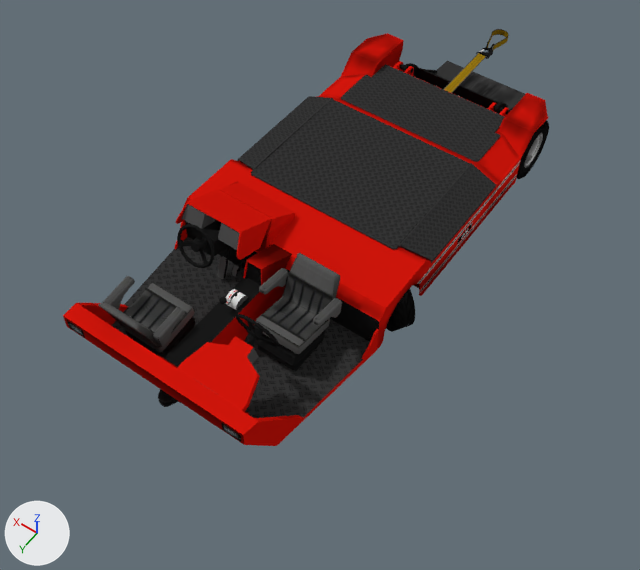
A saved change to the Blender file objects/src/Lektro AP88/AP88.blend.
The view is the same before and after, from a 50 mm camera at (-2.97, 4.69, 6.2) aimed at (-0.15, 0.75, 0.0). Arrows for +X, +Y and +Z are at lower left; the lights stay in place.

Objects in the first picture: 'Cab', 'Center console', 'Cube', 'Front battery cover sides', 'Front steering column & dash', 'Left seat', 'Lift bowl', 'Main body', 'Rear battery cover', 'Rear fenders', 'Rear glareshield 1', 'Right seat'.
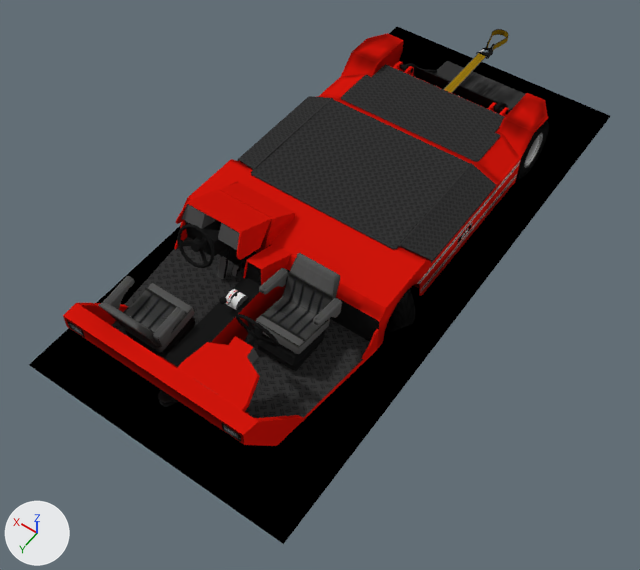
What differs and where, as boxes [x1, y1, x2, y2] in the pictures (640 x 570 px):
'Ambient occlusion deploy', added (black)
    after: [29, 27, 610, 544]
part 1 of me_cube_008, surface changed
    both: [211, 244, 292, 345]

The change in detail:
Material 'AO deploy' (mat_ao_deploy) is new.
Its texture is img_aap88_tex_png.
me_cube_008 has 28 vertices, 18 faces and spans x -0.12..0.12, y -0.75..0.78, z -0.19..0.4.
me_cube_008 is used by ob_center_console; location (0.0, 1.805, 0.452); rotation (0.0175, 0.0, 0.0), in degrees (1, 0, 0).
me_cube_008 part 1: texture (UV) coordinates of 8 of 18 faces, centred in x -0.1..0.1, y -0.52..-0.14, z 0.11..0.39, changed; they spanned u 0.45..0.48, v 0.18..0.31 and now span u 0.48..0.53, v 0.18..0.34.
Mesh me_plane_002 is new.
It has 4 vertices, 1 face and spans x -1.32..1.32, y -2.83..2.83, z 0.0.
It uses material mat_ao_deploy (picture img_aap88_tex_png).
Object 'Ambient occlusion deploy' (ob_ambient_occlusion_deploy) is new; it shows me_plane_002.
Its location is (0.0, 0.0, 0.0).
